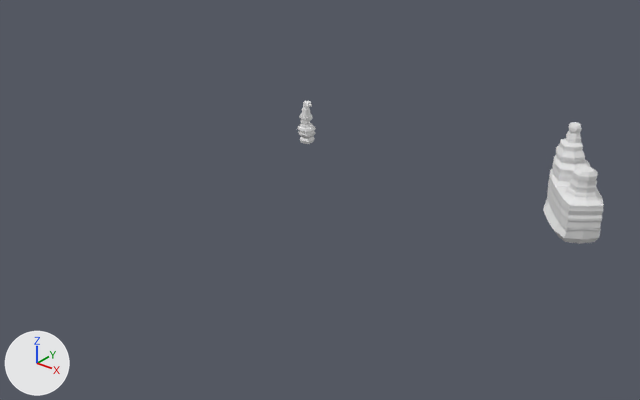
Renders of the glTF model src/assets/models/chimneys.gltf from each side of a commit.
Before and after are seen from a camera (50 mm lens) standing at (925.0, -1260.0, 791.0) and looking at (-120.0, 46.0, -19.0). Arrows for +X, +Y and +Z are at lower left; the lights stay in place. Where no turn or scale is listed for an object, it has been applied to the vertices.
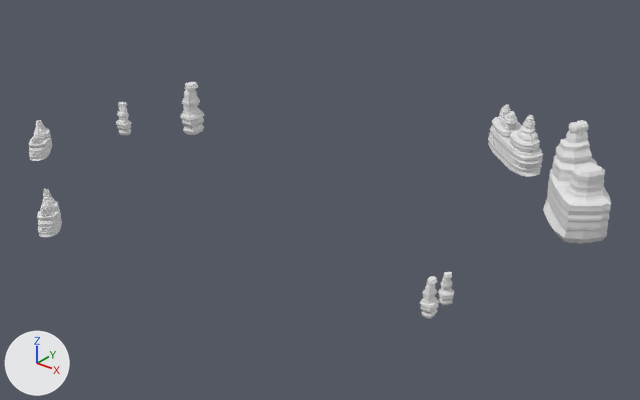
The newer file is also rescaled (x0.448), turned or shifted as a whole; pictures and numbers use the older file's frame.

Patch to the scene script:
```diff
--- a/src/assets/models/chimneys.gltf.py
+++ b/src/assets/models/chimneys.gltf.py
@@ ob_cube @@
 ob_cube = bpy.data.objects.new('Cube', me_cube)
-ob_cube.location = (-327.0, 256.0, 0.0)
-ob_cube.scale = (8.71, 8.71, 8.71)
+ob_cube.location = (-554.0, 101.0, 17.0)
+ob_cube.scale = (10.5, 10.5, 10.5)
@@ ob_cube_015 @@
+ob_cube_015 = bpy.data.objects.new('Cube.015', me_cube_015)  # 252 vertices, 500 faces; spans x -12.4..12.0, y -11.8..10.8, z -6.2..51.7
+ob_cube_015.location = (321.0, -175.0, 17.0)
@@ ob_cube_014 @@
+ob_cube_014 = bpy.data.objects.new('Cube.014', me_cube_014)  # 252 vertices, 500 faces; spans x -12.4..12.0, y -11.8..10.8, z -6.2..51.7
+ob_cube_014.location = (319.0, -179.0, 17.0)
@@ ob_cube_013 @@
+ob_cube_013 = bpy.data.objects.new('Cube.013', me_cube_013)  # 252 vertices, 500 faces; spans x -12.1..12.9, y -13.1..12.7, z -7.4..62.2
+ob_cube_013.location = (317.0, -220.0, 17.0)
@@ ob_cube_012 @@
+ob_cube_012 = bpy.data.objects.new('Cube.012', me_cube_012)  # 252 vertices, 500 faces; spans x -12.1..12.9, y -13.1..12.7, z -7.4..62.2
+ob_cube_012.location = (317.0, -225.0, 17.0)
@@ ob_cube_011 @@
+ob_cube_011 = bpy.data.objects.new('Cube.011', me_cube_011)  # 1430 vertices, 2856 faces; spans x -45.5..44.8, y -42.7..43.9, z -3.6..62.1
+ob_cube_011.location = (-742.0, -192.0, 7.0)
@@ ob_cube_010 @@
+ob_cube_010 = bpy.data.objects.new('Cube.010', me_cube_010)  # 1430 vertices, 2856 faces; spans x -46.6..45.9, y -43.7..45.0, z -3.7..63.6
+ob_cube_010.location = (-743.0, -197.0, 7.0)
@@ ob_cube_009 @@
+ob_cube_009 = bpy.data.objects.new('Cube.009', me_cube_009)  # 1430 vertices, 2856 faces; spans x -87.0..87.0, y -77.0..75.0, z -7.0..120.0
+ob_cube_009.location = (106.0, 462.0, -2.0)
@@ ob_cube_008 @@
+ob_cube_008 = bpy.data.objects.new('Cube.008', me_cube_008)  # 1430 vertices, 2856 faces; spans x -89.0..89.0, y -79.0..77.0, z -7.0..123.0
+ob_cube_008.location = (106.0, 470.0, -2.0)
@@ ob_cube_007 @@
+ob_cube_007 = bpy.data.objects.new('Cube.007', me_cube_007)  # 252 vertices, 500 faces; spans x -14.8..15.8, y -14.3..14.8, z -8.6..71.9
+ob_cube_007.location = (-671.0, -13.0, 17.0)
@@ ob_cube_006 @@
+ob_cube_006 = bpy.data.objects.new('Cube.006', me_cube_006)  # 252 vertices, 500 faces; spans x -14.8..15.8, y -14.3..14.8, z -8.6..71.9
+ob_cube_006.location = (-665.0, -11.0, 17.0)
@@ ob_cube_005 @@
+ob_cube_005 = bpy.data.objects.new('Cube.005', me_cube_005)  # 1430 vertices, 2856 faces; spans x -31.8..31.3, y -30.2..31.1, z -4.0..69.6
+ob_cube_005.location = (-392.0, -421.0, 17.0)
@@ ob_cube_004 @@
+ob_cube_004 = bpy.data.objects.new('Cube.004', me_cube_004)  # 1430 vertices, 2856 faces; spans x -32.6..32.0, y -31.0..31.8, z -4.1..71.3
+ob_cube_004.location = (-393.0, -425.0, 17.0)
@@ ob_cube_003 @@
+ob_cube_003 = bpy.data.objects.new('Cube.003', me_cube_003)  # 498 vertices, 992 faces; spans x -0.92..1.01, y -0.92..0.92, z -7.31..0.92
+ob_cube_003.location = (340.0, 295.0, -14.0)
+ob_cube_003.rotation_euler = (0.0, 0.0, -0.902)  # degrees (0, 0, -52)
+ob_cube_003.scale = (-92.3, -53.2, -24.8)
@@ ob_cube_002 @@
+ob_cube_002 = bpy.data.objects.new('Cube.002', me_cube_002)  # 252 vertices, 500 faces; spans x -22.1..23.5, y -24.0..23.3, z -13.6..113.8
+ob_cube_002.location = (-555.0, 111.0, 17.0)
```

Where the change shows, as pixel boxes [x1, y1, x2, y2] in the pictures (640 x 400 px):
'Cube.009', added: after [488, 107, 539, 177]
'Cube', moved, rescaled (15% wider, 20% taller): before [297, 101, 316, 144]; after [180, 83, 202, 135]
'Cube.003', added: after [563, 120, 611, 241]
'Cube.004', added: after [37, 189, 55, 237]
'Cube.008', added: after [493, 105, 543, 175]
'Cube.012', added: after [420, 278, 438, 319]
'Cube.010', added: after [29, 120, 47, 161]
'Cube.005', added: after [44, 189, 62, 236]
'Cube.011', added: after [35, 120, 52, 160]
'Cube.014', added: after [438, 272, 451, 305]
'Cube.006', added: after [120, 102, 132, 135]
'Cube.002', added: after [188, 82, 205, 132]
'Cube.007', added: after [116, 102, 124, 135]
'Cube.015', added: after [447, 272, 454, 304]
'Cube.013', added: after [429, 276, 440, 313]
